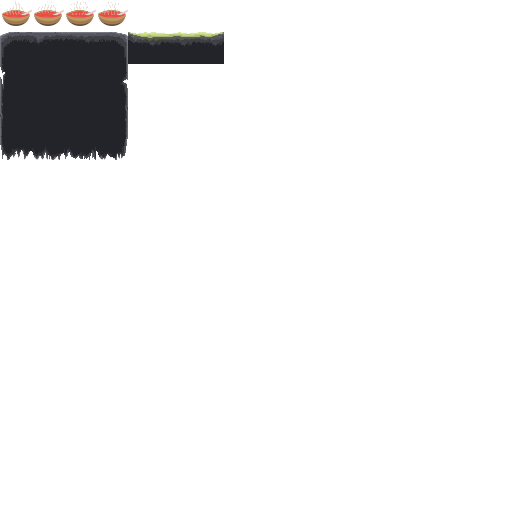
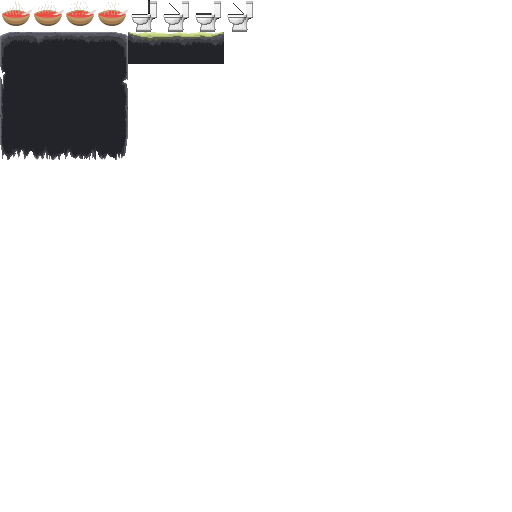
Revision of a layered w=512, h=512 image; what changed, layer by layer:
added layer "Warstwa 42" in group "Obszar kompozycji 1" over left=195, top=1, right=221, bottom=32
added layer "Warstwa 43" in group "Obszar kompozycji 1" over left=227, top=1, right=253, bottom=32
added layer "Warstwa 40" in group "Obszar kompozycji 1" over left=163, top=1, right=189, bottom=32
added layer "Warstwa 39" in group "Obszar kompozycji 1" over left=131, top=0, right=157, bottom=32
